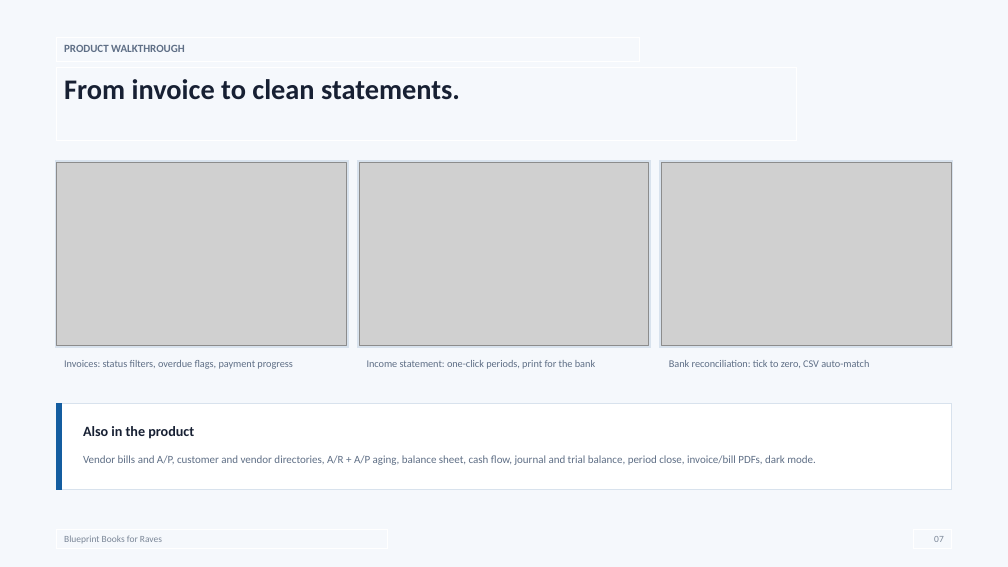
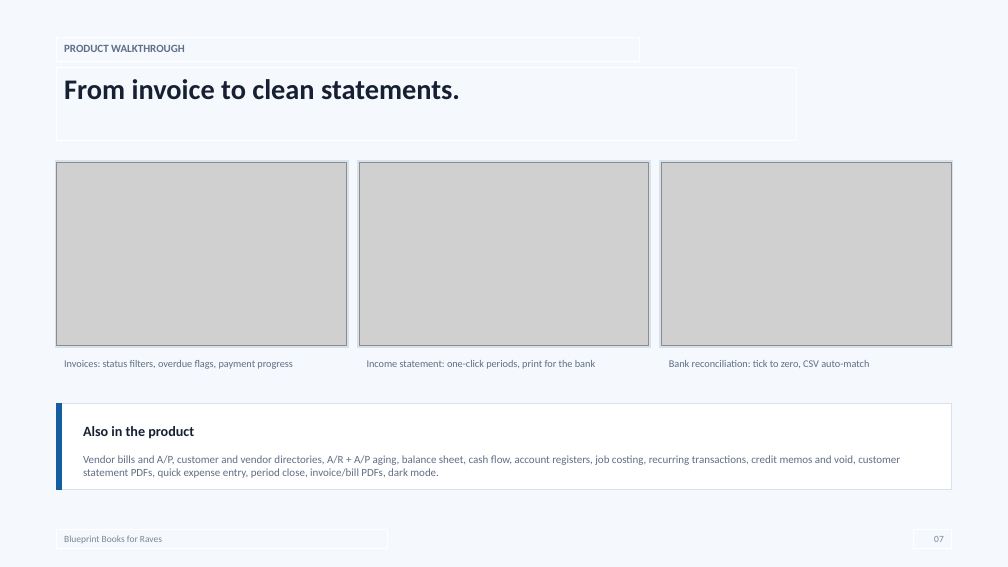
Before and after one commit to skiddo-dev/Blueprint, a slide deck: slide 7 of docs/Blueprint Books Pitch Deck - Raves.pptx. Drawn at 1008x567 pixels with LibreOffice and Linux fonts; fonts in the diff are those of the drawing; grey boxes stand for pictures. Boxes give left, top, right and bottom in pixels: in the first picture for what was removed or moved away, otherwise in the second. Text is boxed around its words. In the diff, an @@ line names an element or a change of style, - is before the commit and + after.

```diff
--- a/docs/Blueprint Books Pitch Deck - Raves.pptx
+++ b/docs/Blueprint Books Pitch Deck - Raves.pptx
@@ text in rectangle at (x1=83, y1=455, x2=900, y2=478): text changed @@
-Vendor bills and A/P, customer and vendor directories, A/R + A/P aging, balance sheet, cash flow, journal and trial balance, period close, invoice/bill PDFs, dark mode.
+Vendor bills and A/P, customer and vendor directories, A/R + A/P aging, balance sheet, cash flow, account registers, job costing, recurring transactions, credit memos and void, customer statement PDFs, quick expense entry, period close, invoice/bill PDFs, dark mode.
```
Also in this commit, not shown: 4 other slides changed, 1 slide added, 9 other files.
